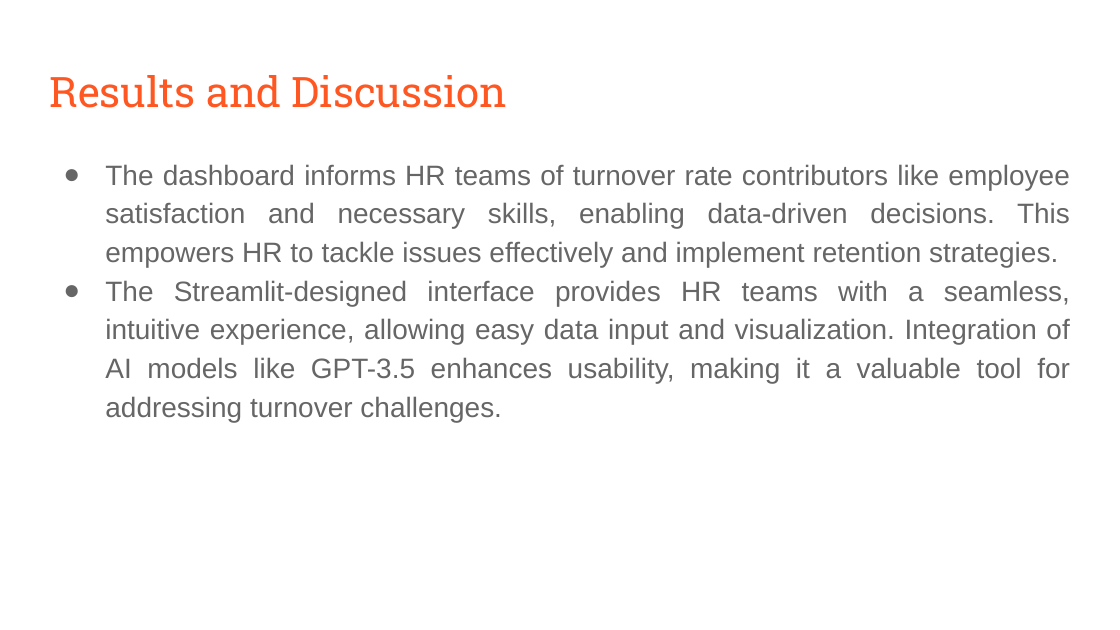
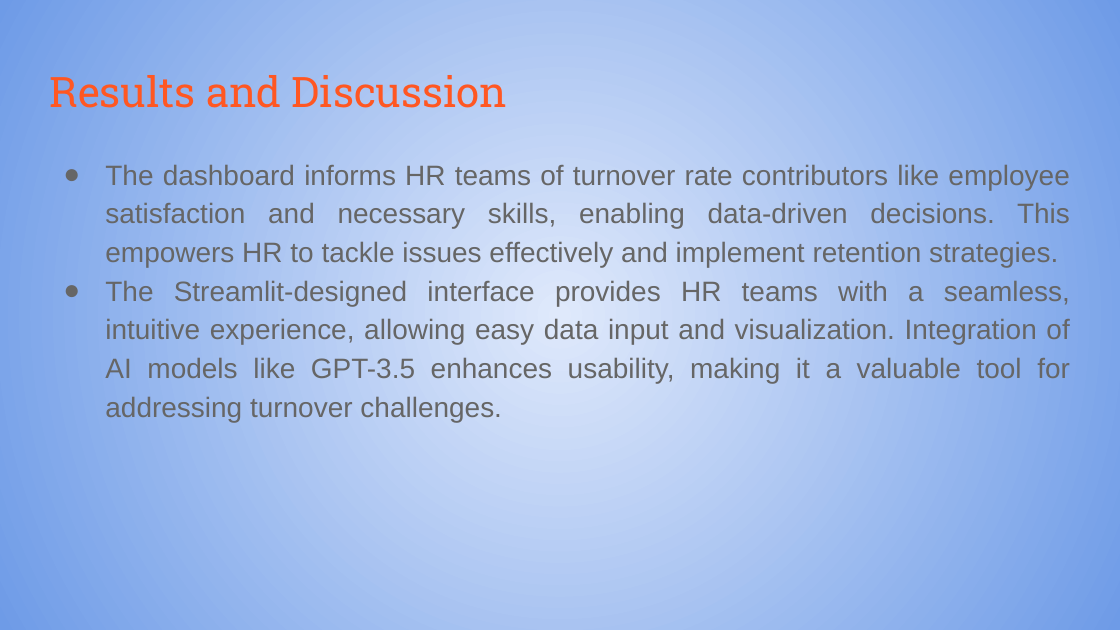
Before and after one commit to arslan719/Capstone_Project_5588, a slide deck: slide 17 of Humanlytics.pptx (slide 14 before the commit). Drawn at 1120x630 pixels with LibreOffice and Linux fonts; fonts in the diff are those of the drawing. Boxes give left, top, right and bottom in pixels: in the first picture for what was removed or moved away, otherwise in the second. Text is boxed around its words. In the diff, an @@ line names an element or a change of style, - is before the commit and + after.

```diff
--- a/Humanlytics.pptx
+++ b/Humanlytics.pptx
@@ background #FFFFFF to gradient #DFE9FB to #6E9BE7 @@
```
Also in this commit, not shown: 8 other slides changed, 5 slides added, 11 slides removed.
